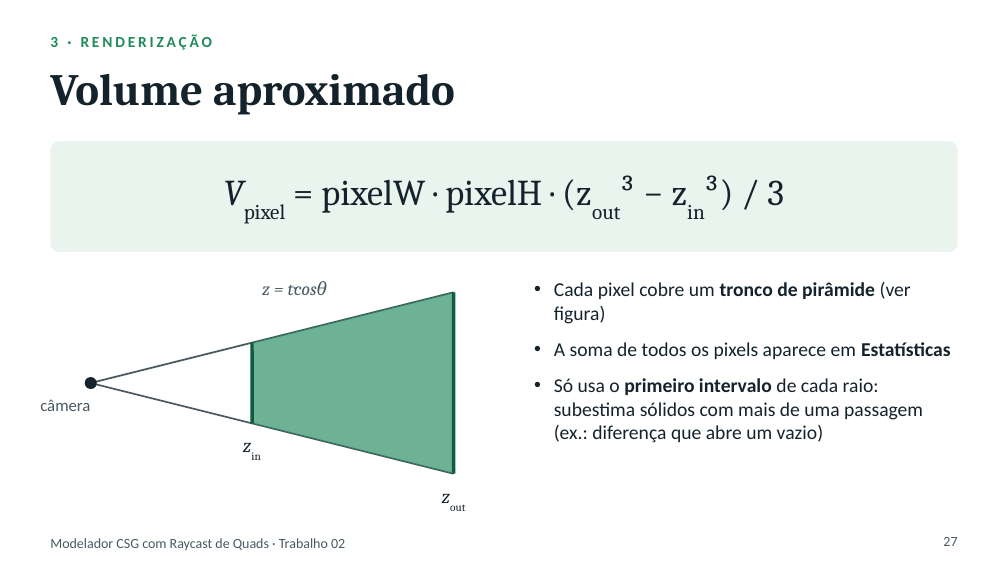
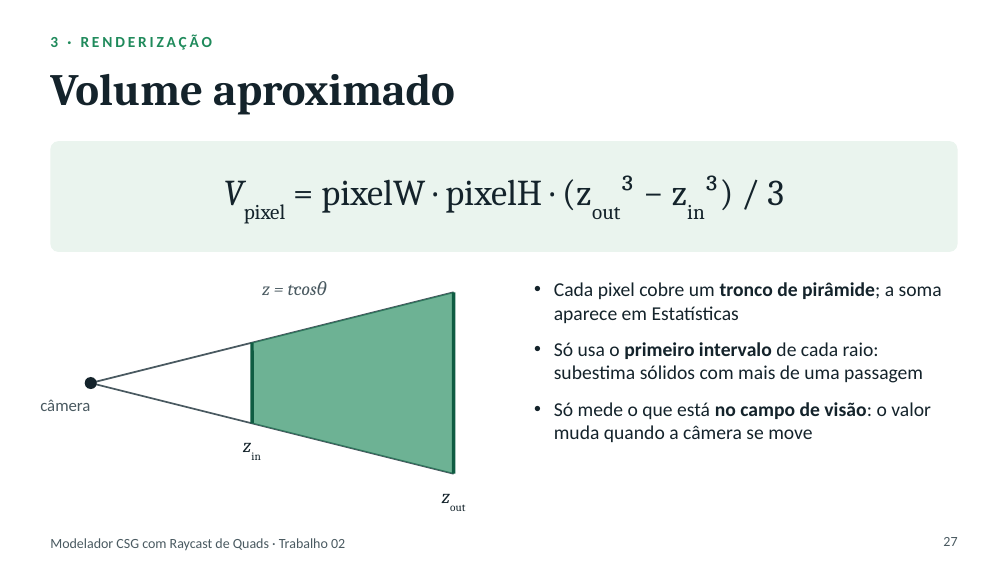
Before and after one commit to caiofelipempe/mdcc_mestrado_computacao_grafica, a slide deck: slide 27 of disciplines/modelagem_geometrica/trabalho_2/apresentacao.pptx. Drawn at 1008x567 pixels with LibreOffice and Linux fonts; fonts in the diff are those of the drawing. Boxes give left, top, right and bottom in pixels: in the first picture for what was removed or moved away, otherwise in the second. Text is boxed around its words. In the diff, an @@ line names an element or a change of style, - is before the commit and + after.

```diff
--- a/disciplines/modelagem_geometrica/trabalho_2/apresentacao.pptx
+++ b/disciplines/modelagem_geometrica/trabalho_2/apresentacao.pptx
@@ text at bbox=[554, 282, 942, 442]: text changed @@
-• Cada pixel cobre um tronco de pirâmide (ver figura)
-• A soma de todos os pixels aparece em Estatísticas
-• Só usa o primeiro intervalo de cada raio: subestima sólidos com mais de uma passagem (ex.: diferença que abre um vazio)
+• Cada pixel cobre um tronco de pirâmide; a soma aparece em Estatísticas
+• Só usa o primeiro intervalo de cada raio: subestima sólidos com mais de uma passagem
+• Só mede o que está no campo de visão: o valor muda quando a câmera se move
```
Also in this commit, not shown: 4 other slides changed, 1 slide added, 3 other files.
